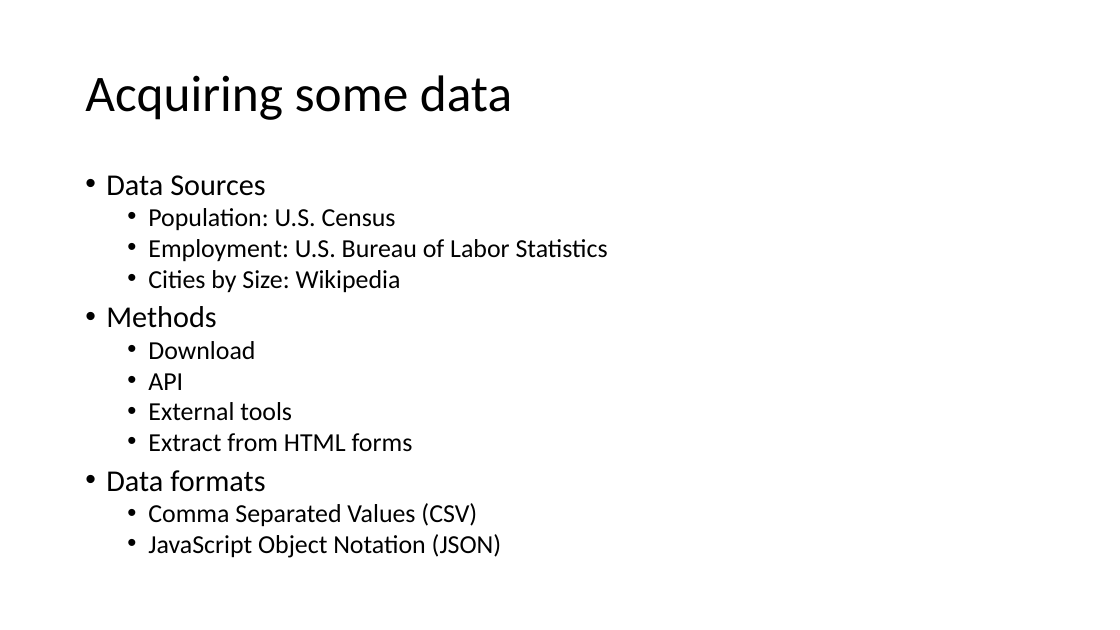
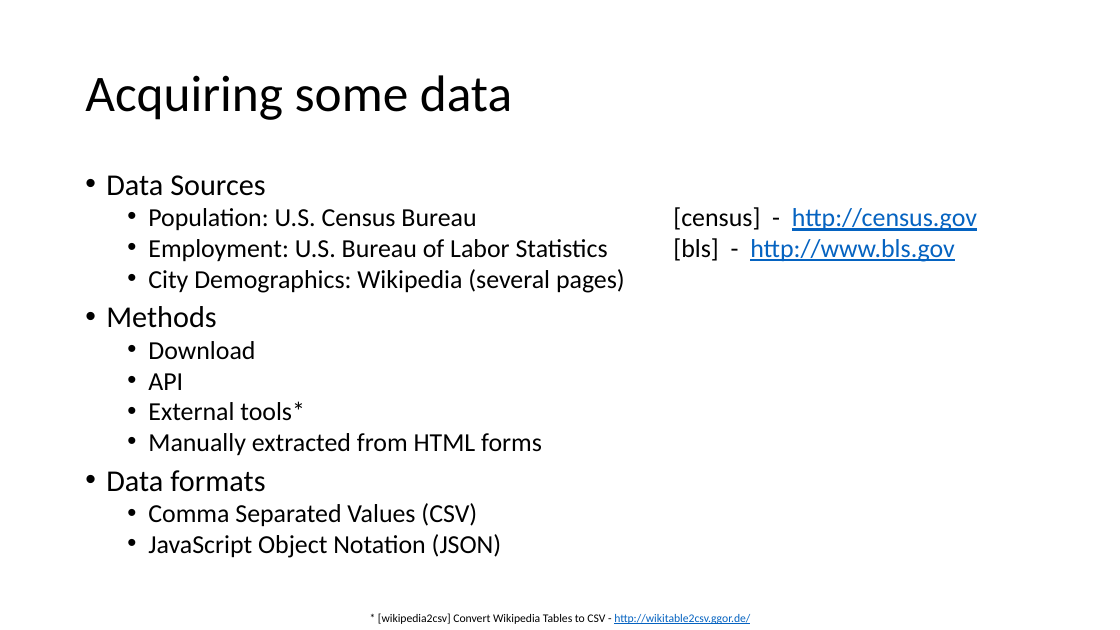
Before and after one commit to muftring/iu-datavis, a slide deck: slide 9 of project/mid-term-presentation.pptx. Drawn at 1120x630 pixels with LibreOffice and Linux fonts; fonts in the diff are those of the drawing. Boxes give left, top, right and bottom in pixels: in the first picture for what was removed or moved away, otherwise in the second. Text is boxed around its words. In the diff, an @@ line names an element or a change of style, - is before the commit and + after.

Commit message:
Mid-term project: more population analysis, some with labor force

```diff
--- a/project/mid-term-presentation.pptx
+++ b/project/mid-term-presentation.pptx
@@ text at (x1=148, y1=208, x2=954, y2=262): text changed @@
-  • Population: U.S. Census
-  • Employment: U.S. Bureau of Labor Statistics
-  • Cities by Size: Wikipedia
+  • Population: U.S. Census Bureau [census] - http://census.gov
+  • Employment: U.S. Bureau of Labor Statistics [bls] - http://www.bls.gov
+  • City Demographics: Wikipedia (several pages)
@@ text at (x1=148, y1=401, x2=542, y2=456): text changed @@
-  • External tools
-  • Extract from HTML forms
+  • External tools*
+  • Manually extracted from HTML forms
@@ text added at (x1=378, y1=613, x2=750, y2=624), 10 pt, text #000000 @@
+* [wikipedia2csv] Convert Wikipedia Tables to CSV - http://wikitable2csv.ggor.de/
```
Also in this commit, not shown: 11 other slides changed, 2 slides added, 2 slides removed, 32 other files.
